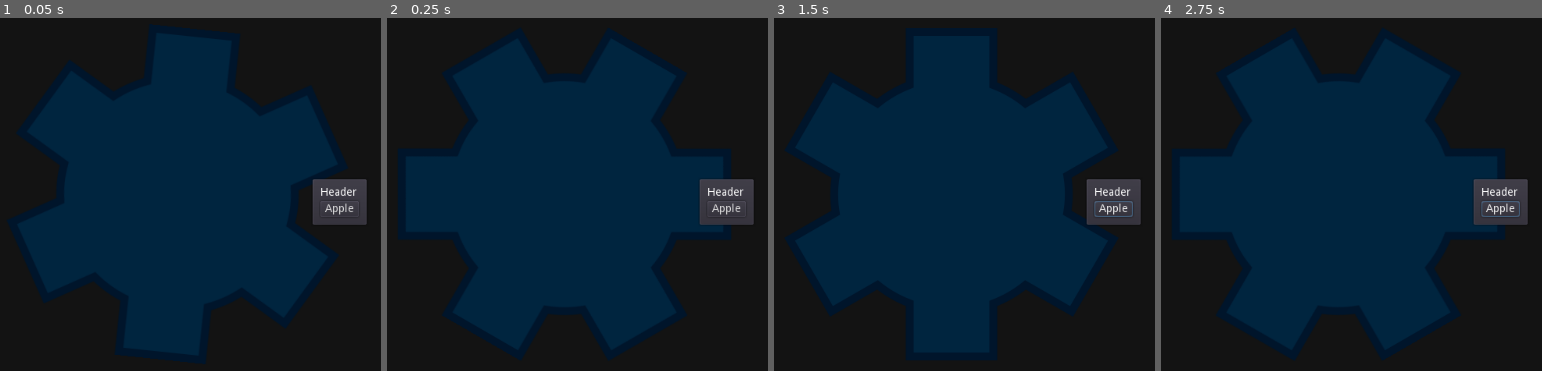
Above: before the commit, frames 1-4 (left to right).
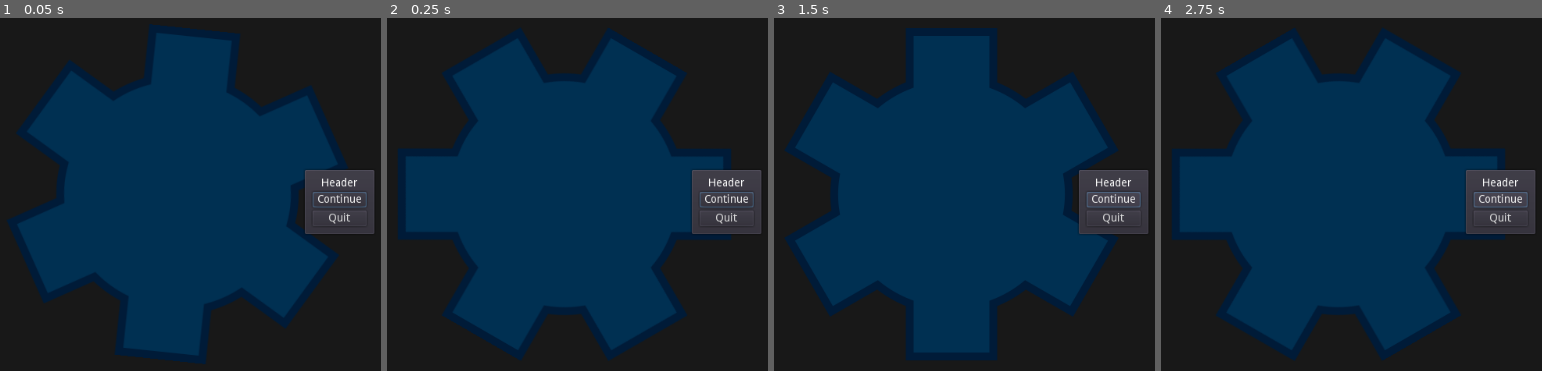
Above: after the commit, the same moments.

Repository: mechPenSketch/Pausing
Game: Godot game, scene res://example/Scene.tscn
Two runs of this game, one before a commit and one after it. Both use one fixed random seed, a clock stepped at 60 frames per second and the inputs below.
Inputs (mouse positions are in pixels of both pictures, inside the frame that each line leads up to):
- Up to frame 1 (0.05 s): no input
- Up to frame 2 (0.25 s): no input
- Up to frame 3 (1.5 s): click (1113, 208) at 0.5 s, where only the run before the commit has a clickable "Apple"; click (1113, 198) at 1.25 s, where only the run after the commit has a clickable "Continue"
- Up to frame 4 (2.75 s): click (1500, 198) at 2 s, where only the run after the commit has a clickable "Continue"

The runs differ from the first frame. In frame 1, 2.0% of the frame differs, in the area x 80-99%, y 43-62%; in frame 2, 2.0%; in frame 3, 2.1%; in frame 4, 2.1%.
Error after the commit: Attempt to call function 'set_panel' in base 'null instance' on a null instance. (res://pause_assets/PauseBg.gd:9)

Commit message:
Scripts and Resource
Added Theme for pause nodes; Appended scripts to pause background, menu
panel.

Diff:
--- a/example/Scene.tscn
+++ b/example/Scene.tscn
@@ -1,6 +1,7 @@
-[gd_scene load_steps=6 format=2]
+[gd_scene load_steps=7 format=2]
 
 [ext_resource path="res://example/gear.png" type="Texture" id=1]
+[ext_resource path="res://pause_assets/PauseBg.tscn" type="PackedScene" id=2]
 
 [sub_resource type="Animation" id=1]
 resource_name = "Rotating"
@@ -35,7 +36,7 @@
 
 [node name="Gear" type="Sprite" parent="Example"]
 position = Vector2( 304, 290 )
-rotation = 1.54192
+rotation = 2.15391
 texture = ExtResource( 1 )
 
 [node name="AnimationPlayer" type="AnimationPlayer" parent="Example/Gear"]
@@ -49,51 +50,4 @@
 
 [node name="CanvasLayer" type="CanvasLayer" parent="."]
 
-[node name="ColorRect" type="ColorRect" parent="CanvasLayer"]
-pause_mode = 2
-anchor_right = 1.0
-anchor_bottom = 1.0
-color = Color( 0, 0, 0, 0.74902 )
-__meta__ = {
-"_edit_use_anchors_": false
-}
-
-[node name="CenterContainer" type="CenterContainer" parent="CanvasLayer/ColorRect"]
-anchor_right = 1.0
-anchor_bottom = 1.0
-__meta__ = {
-"_edit_use_anchors_": false
-}
-
-[node name="PanelContainer" type="PanelContainer" parent="CanvasLayer/ColorRect/CenterContainer"]
-margin_left = 475.0
-margin_top = 269.0
-margin_right = 548.0
-margin_bottom = 331.0
-
-[node name="MarginContainer" type="MarginContainer" parent="CanvasLayer/ColorRect/CenterContainer/PanelContainer"]
-margin_left = 7.0
-margin_top = 7.0
-margin_right = 66.0
-margin_bottom = 55.0
-custom_constants/margin_right = 5
-custom_constants/margin_top = 5
-custom_constants/margin_left = 5
-custom_constants/margin_bottom = 5
-
-[node name="VBoxContainer" type="VBoxContainer" parent="CanvasLayer/ColorRect/CenterContainer/PanelContainer/MarginContainer"]
-margin_left = 5.0
-margin_top = 5.0
-margin_right = 54.0
-margin_bottom = 43.0
-
-[node name="Label" type="Label" parent="CanvasLayer/ColorRect/CenterContainer/PanelContainer/MarginContainer/VBoxContainer"]
-margin_right = 49.0
-margin_bottom = 14.0
-text = "Header"
-
-[node name="Button" type="Button" parent="CanvasLayer/ColorRect/CenterContainer/PanelContainer/MarginContainer/VBoxContainer"]
-margin_top = 18.0
-margin_right = 49.0
-margin_bottom = 38.0
-text = "Apple"
+[node name="PauseBg" parent="CanvasLayer" instance=ExtResource( 2 )]
--- /dev/null
+++ b/pause_assets/MenuPanel.gd
@@ -0,0 +1,30 @@
+extends PanelContainer
+
+var pause_bg
+
+export(NodePath) var np_first_to_focus
+var first_to_focus
+
+export(Dictionary) var button_effects
+
+func _ready():
+	first_to_focus = get_node(np_first_to_focus)
+	connect("visibility_changed", self, "_on_visibility_changed")
+	pass
+
+func _on_visibility_changed():
+	if visible:
+		first_to_focus.grab_focus()
+	pass
+
+func set_panel(nd):
+	pause_bg = nd
+
+	for key in button_effects:
+		var value = button_effects[key]
+		var node = get_node(key)
+		if value is NodePath:
+			node.connect("pressed", pause_bg, "_switch_panel", value)
+		else:
+			node.connect("pressed", pause_bg, value)
+	pass
--- /dev/null
+++ b/pause_assets/PauseBg.gd
@@ -0,0 +1,28 @@
+extends Panel
+
+export(Array, NodePath) var np_panels
+
+func _ready():
+
+	for np in np_panels:
+		var node_panel = get_node(np)
+		node_panel.set_panel(self)
+
+	pass
+
+func _on_pauseBtn_pressed():
+	get_tree().paused = true
+	set_visible(true)
+	pass
+
+func _continue_game():
+	get_tree().paused = false
+	set_visible(false)
+	pass
+
+func _switch_panel(np):
+	var new_panel = get_node(np)
+	pass
+
+func _quit_game():
+	pass
--- /dev/null
+++ b/pause_assets/PauseBg.tscn
@@ -0,0 +1,83 @@
+[gd_scene load_steps=5 format=2]
+
+[ext_resource path="res://pause_assets/PauseBg.gd" type="Script" id=1]
+[ext_resource path="res://pause_assets/MenuPanel.gd" type="Script" id=2]
+
+[sub_resource type="StyleBoxFlat" id=1]
+bg_color = Color( 0, 0, 0, 0.67451 )
+
+[sub_resource type="Theme" id=2]
+Label/colors/font_color = Color( 1, 1, 1, 1 )
+Label/colors/font_color_shadow = Color( 0, 0, 0, 0 )
+Label/colors/font_outline_modulate = Color( 1, 1, 1, 1 )
+Label/constants/line_spacing = 3
+Label/constants/shadow_as_outline = 0
+Label/constants/shadow_offset_x = 1
+Label/constants/shadow_offset_y = 1
+Label/fonts/font = null
+Label/styles/normal = null
+Panel/styles/panel = SubResource( 1 )
+
+[node name="PauseBg" type="Panel"]
+pause_mode = 2
+anchor_right = 1.0
+anchor_bottom = 1.0
+theme = SubResource( 2 )
+script = ExtResource( 1 )
+__meta__ = {
+"_edit_use_anchors_": false
+}
+np_panels = [ NodePath("CenterContainer/PanelContainer") ]
+
+[node name="CenterContainer" type="CenterContainer" parent="."]
+anchor_right = 1.0
+anchor_bottom = 1.0
+__meta__ = {
+"_edit_use_anchors_": false
+}
+
+[node name="MainPanel" type="PanelContainer" parent="CenterContainer"]
+margin_left = 465.0
+margin_top = 257.0
+margin_right = 558.0
+margin_bottom = 343.0
+script = ExtResource( 2 )
+np_first_to_focus = NodePath("MarginContainer/VBoxContainer/BtnCont")
+button_effects = {
+NodePath("MarginContainer/VBoxContainer/BtnCont"): "_continue_game",
+NodePath("MarginContainer/VBoxContainer/BtnQuit"): null
+}
+
+[node name="MarginContainer" type="MarginContainer" parent="CenterContainer/MainPanel"]
+margin_left = 7.0
+margin_top = 7.0
+margin_right = 86.0
+margin_bottom = 79.0
+custom_constants/margin_right = 5
+custom_constants/margin_top = 5
+custom_constants/margin_left = 5
+custom_constants/margin_bottom = 5
+
+[node name="VBoxContainer" type="VBoxContainer" parent="CenterContainer/MainPanel/MarginContainer"]
+margin_left = 5.0
+margin_top = 5.0
+margin_right = 74.0
+margin_bottom = 67.0
+
+[node name="Title" type="Label" parent="CenterContainer/MainPanel/MarginContainer/VBoxContainer"]
+margin_right = 69.0
+margin_bottom = 14.0
+text = "Header"
+align = 1
+
+[node name="BtnCont" type="Button" parent="CenterContainer/MainPanel/MarginContainer/VBoxContainer"]
+margin_top = 18.0
+margin_right = 69.0
+margin_bottom = 38.0
+text = "Continue"
+
+[node name="BtnQuit" type="Button" parent="CenterContainer/MainPanel/MarginContainer/VBoxContainer"]
+margin_top = 42.0
+margin_right = 69.0
+margin_bottom = 62.0
+text = "Quit"
--- /dev/null
+++ b/pause_assets/PauseRes.tres
@@ -0,0 +1,16 @@
+[gd_resource type="Theme" load_steps=2 format=2]
+
+[sub_resource type="StyleBoxFlat" id=1]
+bg_color = Color( 0, 0, 0, 0.67451 )
+
+[resource]
+Label/colors/font_color = Color( 1, 1, 1, 1 )
+Label/colors/font_color_shadow = Color( 0, 0, 0, 0 )
+Label/colors/font_outline_modulate = Color( 1, 1, 1, 1 )
+Label/constants/line_spacing = 3
+Label/constants/shadow_as_outline = 0
+Label/constants/shadow_offset_x = 1
+Label/constants/shadow_offset_y = 1
+Label/fonts/font = null
+Label/styles/normal = null
+Panel/styles/panel = SubResource( 1 )
